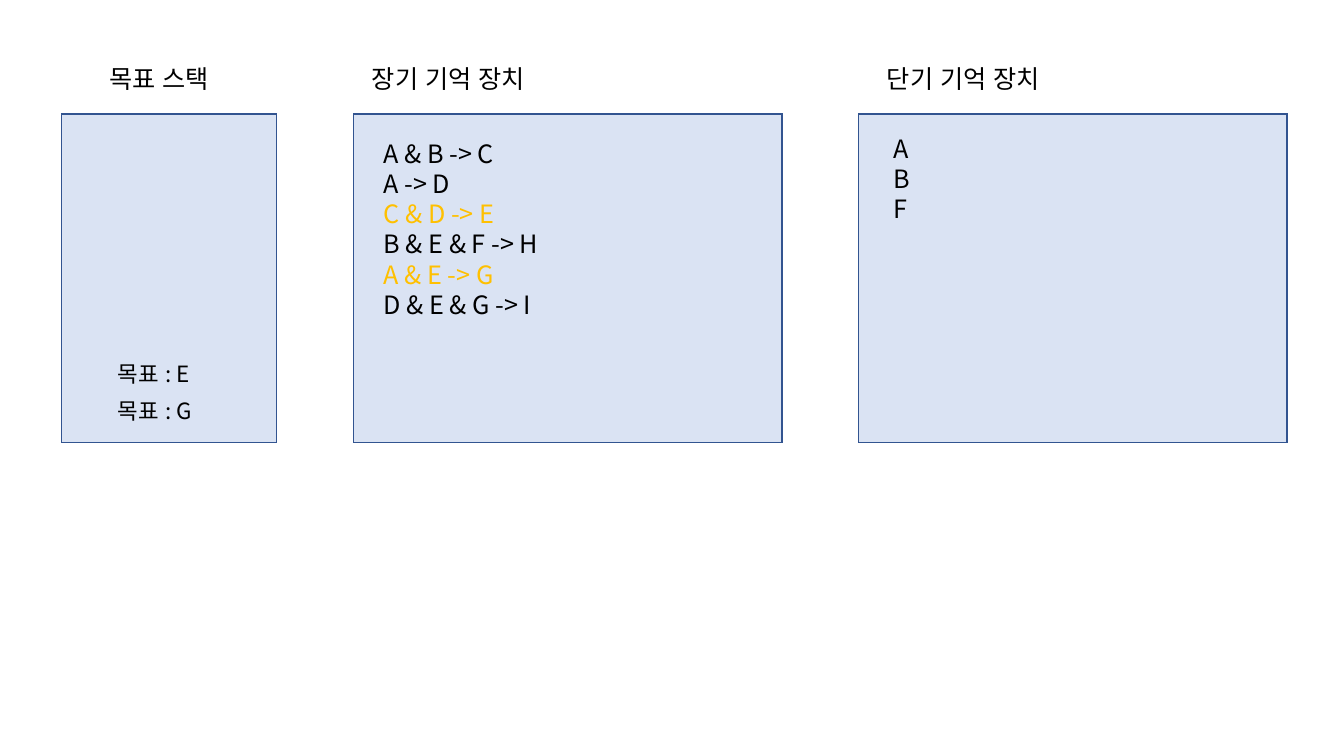
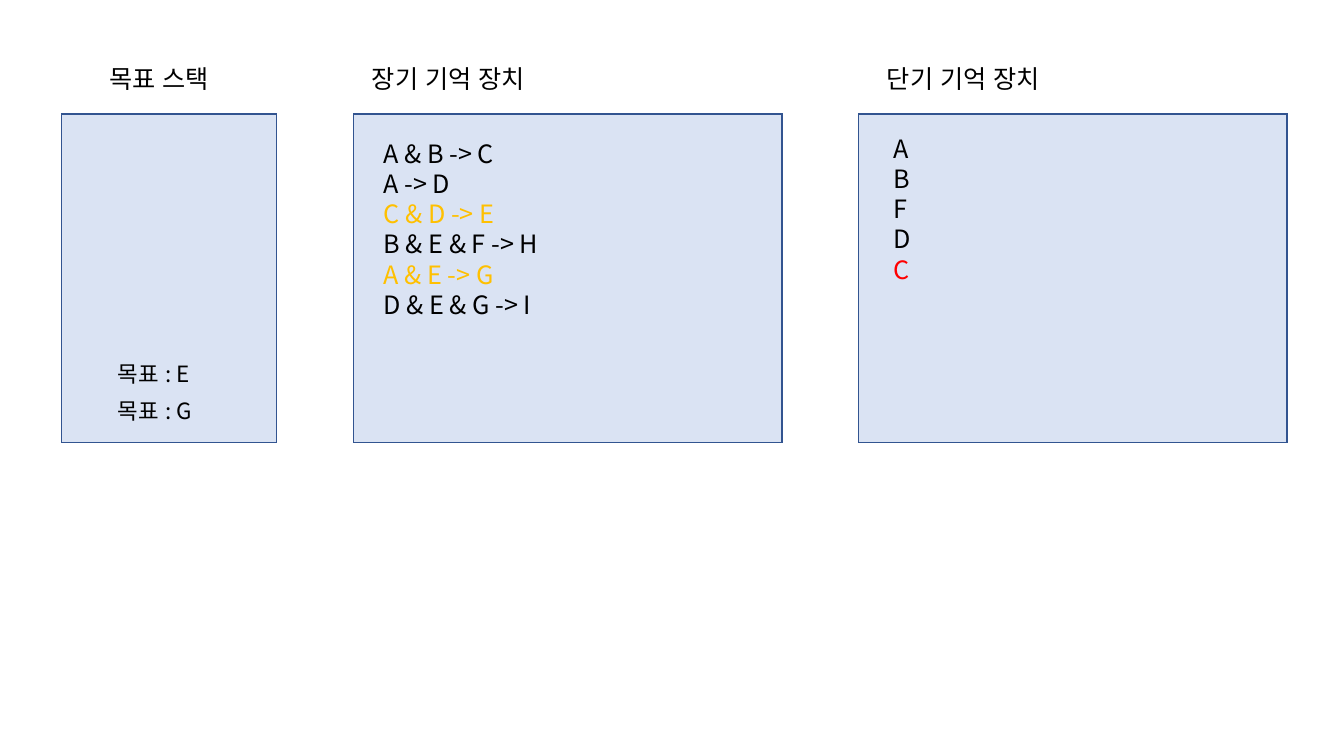
Before and after one commit to JunRock/3Grade, a slide deck: slide 16 of 인공지능/20194009_이준석_인공지능_연습문제풀이.pptx. Drawn at 1344x756 pixels with LibreOffice and Linux fonts; fonts in the diff are those of the drawing. Boxes give left, top, right and bottom in pixels: in the first picture for what was removed or moved away, otherwise in the second. Text is boxed around its words. In the diff, an @@ line names an element or a change of style, - is before the commit and + after.

```diff
--- a/인공지능/20194009_이준석_인공지능_연습문제풀이.pptx
+++ b/인공지능/20194009_이준석_인공지능_연습문제풀이.pptx
@@ text at [894,229,911,280]: paragraphs added @@
+D
+C
```
Also in this commit, not shown: 3 other slides changed, 2 other files.
